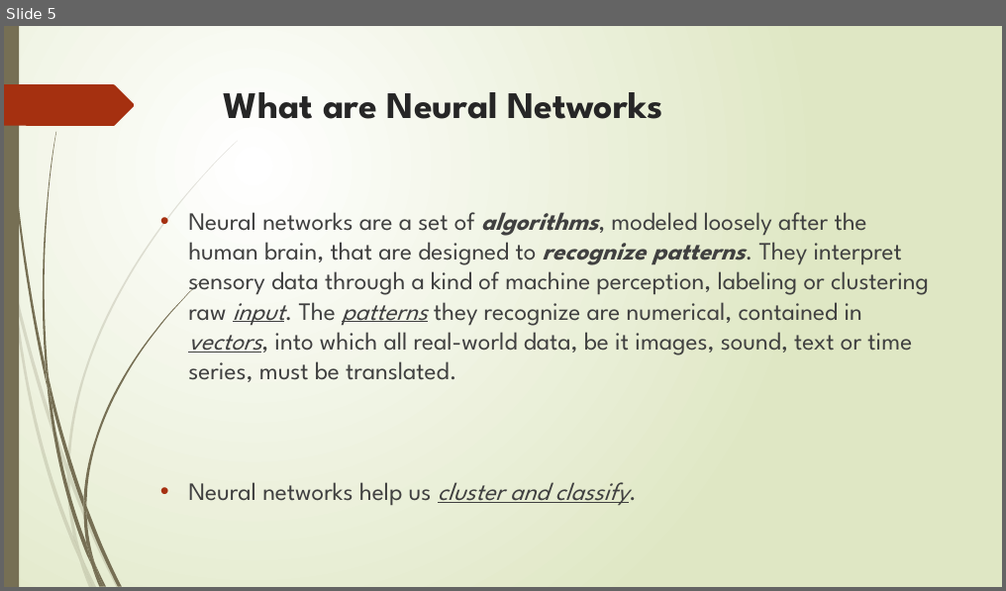
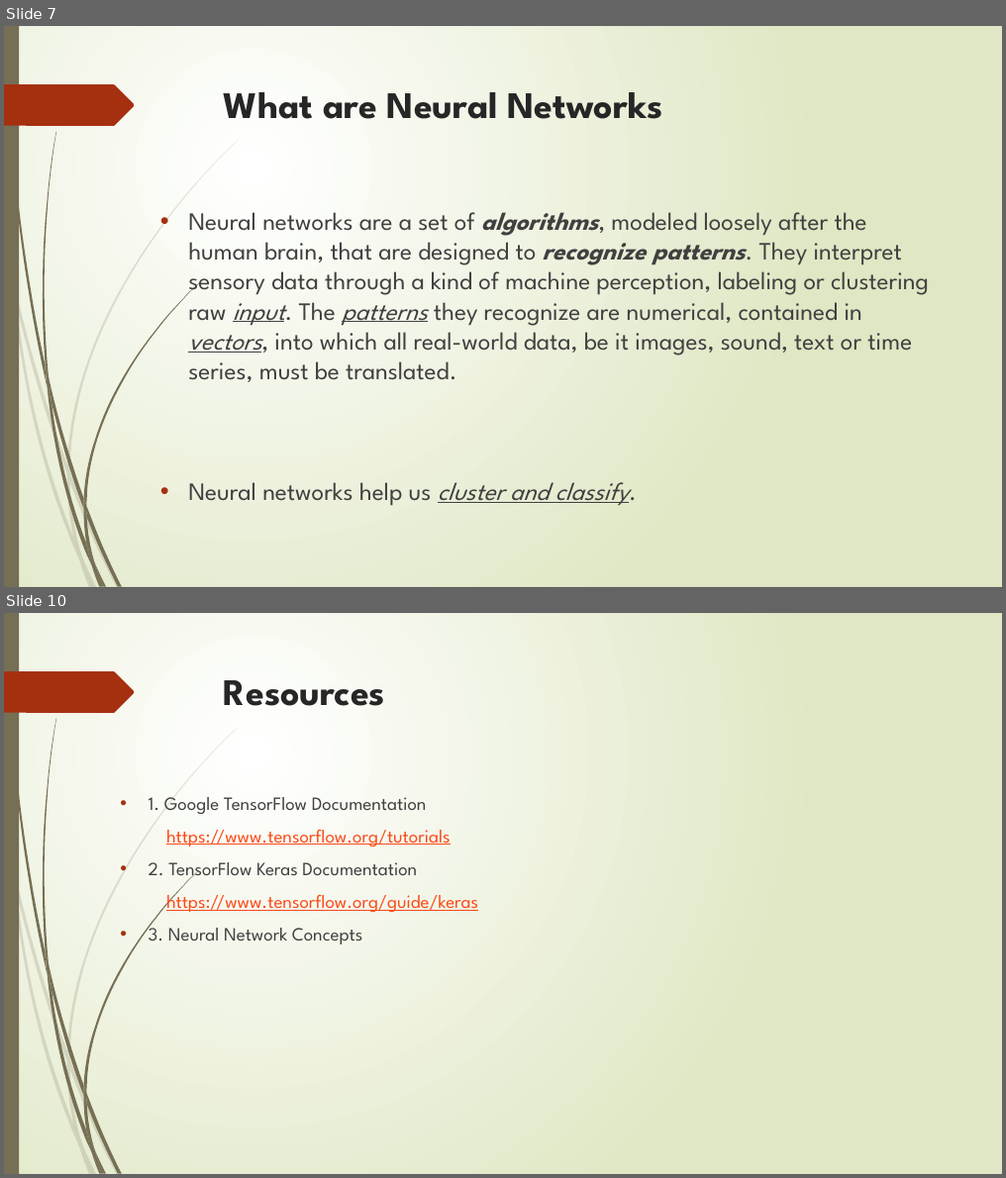
Before and after one commit to angui100/ML_TensorFlow_Workshop, a slide deck: ML_Workshop.pptx. Shown one above the other, each under a label of ours: slide 5 before the commit, slides 7 and 10 after it; the slides between them are not shown. The pictures are 1006x591 and 1006x1178 pixels, drawn with LibreOffice and Linux fonts; fonts in the diff are those of the drawing. Boxes give left, top, right and bottom in pixels: in the first picture for what was removed or moved away, otherwise in the second. Text is boxed around its words. In the diff, an @@ line names an element or a change of style, - is before the commit and + after.

Commit message:
Added work flow file

```diff
--- a/ML_Workshop.pptx
+++ b/ML_Workshop.pptx
@@ slide 10 added at box(4, 613, 1002, 1174), background gradient #FFFFFF to #DFE8C4; not listed: 24 template elements that a slide beside it also shows @@
@@ title added at box(224, 680, 385, 706), 36 pt, text #262626, bold @@
+Resources
@@ text added at box(149, 797, 478, 945), 18 pt, text #404040 @@
+• 1. Google TensorFlow Documentation
+https://www.tensorflow.org/tutorials
+• 2. TensorFlow Keras Documentation
+https://www.tensorflow.org/guide/keras
+• 3. Neural Network Concepts
@@ what was slide 5 is now slide 7 @@
```
Also in this commit, not shown: 4 slides changed, 7 other slides added, 1 slide removed, 4 other files.
